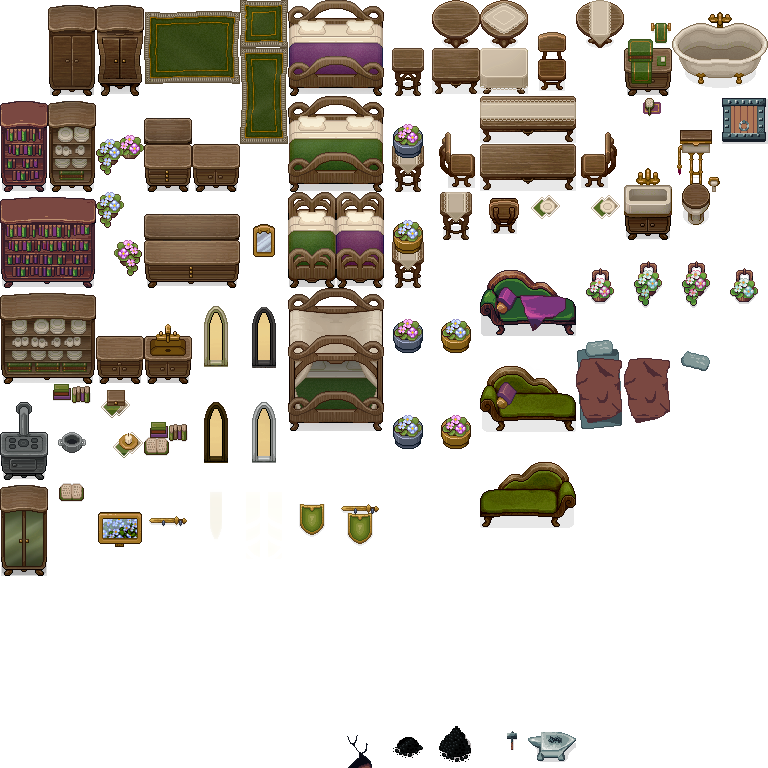
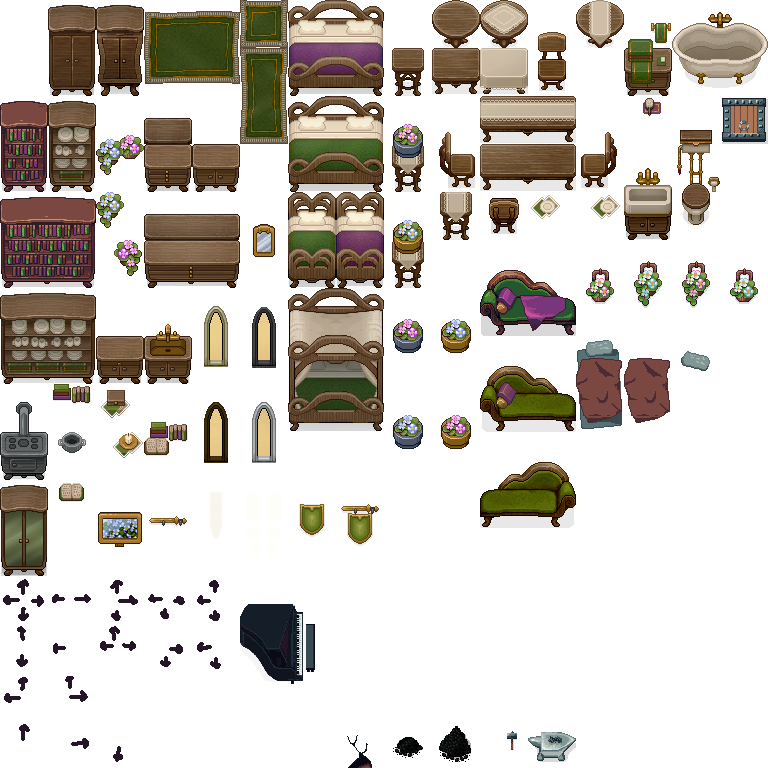
Layer changes from the first 768 x 768 image to the second:
showed "Temp Arrows" over [left=3, top=579, right=221, bottom=762]
added layer "Piano" above "Pillow" over [left=240, top=604, right=315, bottom=684]